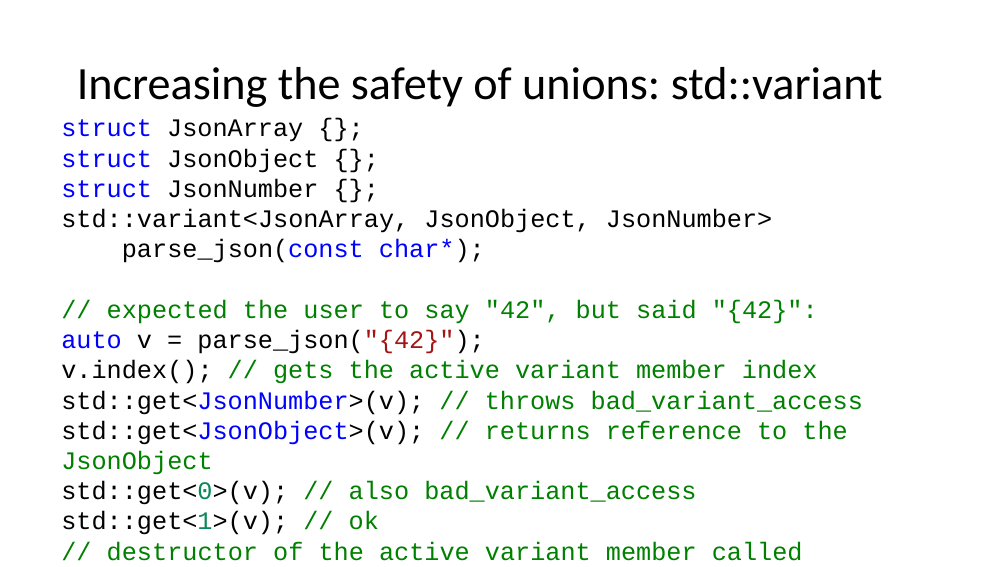
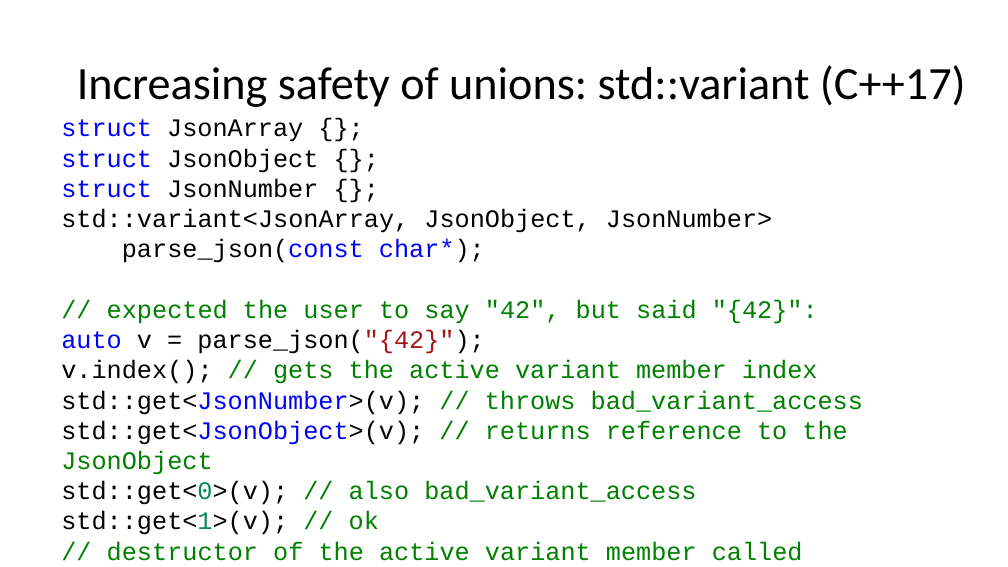
Before and after one commit to BillyONeal/14_cpp_features_in_40_minutes, a slide deck: slide 43 of Standard Library Little Things.pptx (slide 44 before the commit). Drawn at 1008x567 pixels with LibreOffice and Linux fonts; fonts in the diff are those of the drawing. Boxes give left, top, right and bottom in pixels: in the first picture for what was removed or moved away, otherwise in the second. Text is boxed around its words. In the diff, an @@ line names an element or a change of style, - is before the commit and + after.

```diff
--- a/Standard Library Little Things.pptx
+++ b/Standard Library Little Things.pptx
@@ title at [77,65,966,107]: text changed @@
-Increasing the safety of unions: std::variant
+Increasing safety of unions: std::variant (C++17)
```
Also in this commit, not shown: 33 other slides changed, 1 slide added, 2 slides removed.
